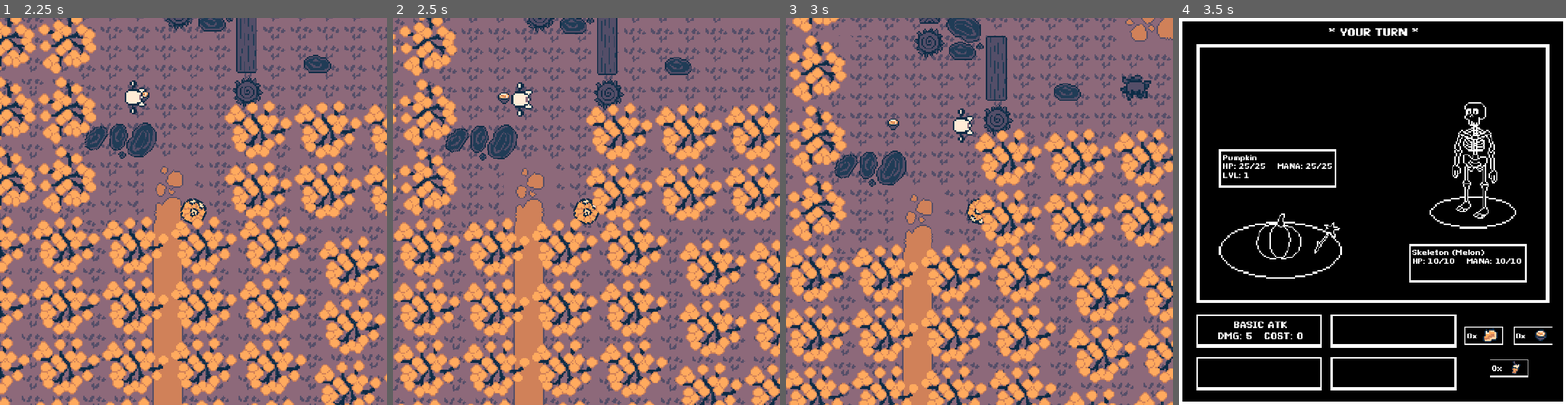
Above: before the commit, frames 1-4 (left to right).
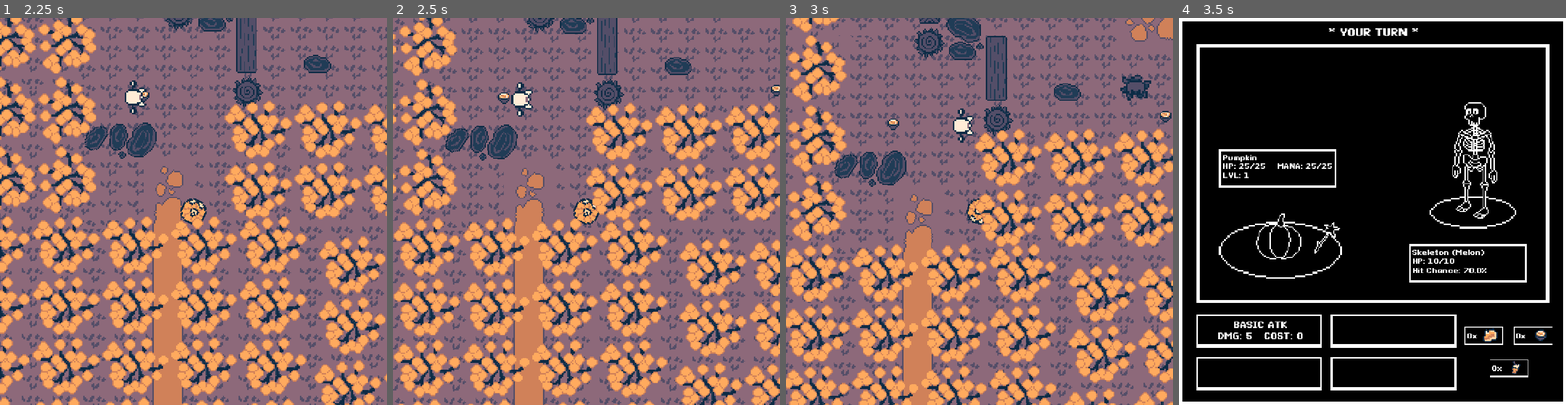
Above: after the commit, the same moments.

Repository: QuoteGenerator/Jame_Gam_Halloween
Game: Godot game, scene res://area_2.tscn
Same seed, same stepped clock (60 frames per second), same inputs: the game is played once before the commit and once after it. This scene is started directly instead of the project's main scene.
Inputs (mouse positions are in pixels of both pictures, inside the frame that each line leads up to):
- Up to frame 1 (2.25 s): move the mouse to (278, 192) at 0.52 s; hold D 0.53-1.28 s; tap E (Interact) at 0.6, 1.35, 2.1 s; move the mouse to (116, 230) at 1.27 s; hold S 1.28-2.03 s; move the mouse to (232, 126) at 2.02 s; hold D from 2.03 s (still down)
- Up to frame 2 (2.5 s): keep holding D
- Up to frame 3 (3 s): move the mouse to (960, 288) at 2.77 s; release D at 2.78 s; hold W from 2.78 s (still down); tap E (Interact) at 2.85 s
- Up to frame 4 (3.5 s): keep holding W

Frame 1 is identical in both runs. In frame 2, less than 0.1% of the frame differs, in the area x 97-100%, y 17-21%; in frame 3, less than 0.1%; in frame 4, 0.2%, in the area x 60-89%, y 62-66%.

Commit message:
chance hit and normal and hard configurations

Diff:
--- a/Jame_GAM_HALLOWEN_FIX/jame-gam-halloween/Scripts/combat_ui.gd
+++ b/Jame_GAM_HALLOWEN_FIX/jame-gam-halloween/Scripts/combat_ui.gd
@@ -153,8 +153,8 @@
 		return
 
 	enemyStatsLabel.text = \
-	"HP: " + str(current_enemy.health) + "/" + str(current_enemy.max_health) + "    "\
-	+ "MANA: " + str(current_enemy.mana) + "/" + str(current_enemy.max_mana)
+	"HP: " + str(current_enemy.health) + "/" + str(current_enemy.max_health) + "\n"\
+	+ "Hit Chance: " + str(current_enemy.hit_chance * 100) + "%"
 
 	Enemy_Attack()
 
@@ -261,8 +261,10 @@
 
 		await animationEnemyPlayer.animation_finished
 
-		current_player.health -= 5
-		GameState.player_health -= 5
+		if(randf_range(0,1) < current_enemy.hit_chance):
+			current_player.health -= 5
+			GameState.player_health -= 5
+
 		playersTurn = true
 		enemysTurn = false
 		update_player_stats()
--- a/Jame_GAM_HALLOWEN_FIX/jame-gam-halloween/Scripts/enemy.gd
+++ b/Jame_GAM_HALLOWEN_FIX/jame-gam-halloween/Scripts/enemy.gd
@@ -8,6 +8,9 @@
 @export var max_health: int = 100
 @export var hard_health = 100
 @export var hard_max_health = 100
+@export var hit_chance = 1.0
+
+@export var hard_hit_chance = 1.0
 
 @export var mana: int = 15
 @export var max_mana: int = 15
@@ -17,6 +20,12 @@
 @onready var detection_area: Area2D = $DetectionArea
 
 func _ready() -> void:
+
+	if GameState.difficulty == "hard":
+		health = hard_health
+		max_health = hard_max_health
+		hit_chance = hard_hit_chance
+
 	detection_area.body_entered.connect(_on_body_entered)
 	detection_area.body_exited.connect(_on_body_exited)
 
--- a/Jame_GAM_HALLOWEN_FIX/jame-gam-halloween/Scripts/milestone2.gd
+++ b/Jame_GAM_HALLOWEN_FIX/jame-gam-halloween/Scripts/milestone2.gd
@@ -33,7 +33,7 @@
 
 
 func _on_wind_card_1_pressed() -> void:
-	GameState.player_moveset["S3"] = "GUST\nDMG: 7  COST: 10  HIT%: 70"
+	GameState.player_moveset["S3"] = "GUST\nDMG: 8  COST: 10  HIT%: 70"
 	GameState.move_milestone_2_completed = true
 	GameState.gust_picked = true
 	GameState.move2_selected.emit()
--- a/Jame_GAM_HALLOWEN_FIX/jame-gam-halloween/area_1.tscn
+++ b/Jame_GAM_HALLOWEN_FIX/jame-gam-halloween/area_1.tscn
@@ -208,6 +208,7 @@
 texture = ExtResource("3_weo7h")
 region_enabled = true
 region_rect = Rect2(0, 0, 550, 867.23)
+metadata/_edit_lock_ = true
 
 [node name="Path" type="Sprite2D" parent="." unique_id=716328072]
 position = Vector2(-3, -272.25)
@@ -302,6 +303,9 @@
 
 [node name="GhostEnemy" parent="." unique_id=845605063 instance=ExtResource("13_r2afo")]
 position = Vector2(-78, 28)
+hard_health = 10
+hard_max_health = 10
+hit_chance = 0.7
 enemy_name = "Ghost (Aleks)"
 
 [node name="pumpkin_spice_latte" parent="." unique_id=870276362 instance=ExtResource("14_th8es")]
@@ -313,6 +317,7 @@
 max_health = 5
 hard_health = 10
 hard_max_health = 10
+hard_hit_chance = 0.8
 enemy_name = "Skeleton (Ella)"
 
 [node name="CombatUI" parent="." unique_id=111705774 instance=ExtResource("16_ayu7x")]
--- a/Jame_GAM_HALLOWEN_FIX/jame-gam-halloween/area_2.tscn
+++ b/Jame_GAM_HALLOWEN_FIX/jame-gam-halloween/area_2.tscn
@@ -18,6 +18,7 @@
 [ext_resource type="PackedScene" uid="uid://mv1w0so7hbf1" path="res://treestump.tscn" id="15_e2j2b"]
 [ext_resource type="PackedScene" uid="uid://beokwlpeuu3o0" path="res://pumpkin_spice_latte.tscn" id="17_3opce"]
 [ext_resource type="PackedScene" uid="uid://drk3f3b55nuev" path="res://zombie.tscn" id="18_3opce"]
+[ext_resource type="Texture2D" uid="uid://kay1mmbidjs2" path="res://Assets/Sprites/Consumables/pumpkin_soup.png" id="19_vurkv"]
 
 [sub_resource type="RectangleShape2D" id="RectangleShape2D_g4v7s"]
 size = Vector2(222, 129)
@@ -253,6 +254,7 @@
 texture = ExtResource("3_nenjx")
 region_enabled = true
 region_rect = Rect2(0, 0, 932.615, 867.23)
+metadata/_edit_lock_ = true
 
 [node name="Path" type="Sprite2D" parent="." unique_id=1388812036]
 z_index = -4096
@@ -349,6 +351,8 @@
 max_health = 10
 hard_health = 15
 hard_max_health = 15
+hit_chance = 0.7
+hard_hit_chance = 0.9
 enemy_name = "Skeleton (Melon)"
 
 [node name="treestump" parent="." unique_id=148929270 instance=ExtResource("15_e2j2b")]
@@ -363,10 +367,9 @@
 [node name="GhostEnemy" parent="." unique_id=1587126569 instance=ExtResource("13_e2j2b")]
 position = Vector2(165, -90)
 scale = Vector2(1.4000001, 1.4000001)
-health = 15
-max_health = 15
 hard_health = 15
 hard_max_health = 15
+hit_chance = 0.5
 enemy_name = "Ghost (Toast)"
 
 [node name="pumpkin_spice_latte" parent="." unique_id=870276362 instance=ExtResource("17_3opce")]
@@ -417,6 +420,10 @@
 max_mana = 15
 enemy_name = "Zombie (Brain)"
 
+[node name="PumpkinSoup" type="Sprite2D" parent="." unique_id=1139758955]
+position = Vector2(188, 42)
+texture = ExtResource("19_vurkv")
+
 [connection signal="body_entered" from="Scene_Switch" to="Scene_Switch" method="_on_body_entered"]
 [connection signal="body_exited" from="Scene_Switch" to="Scene_Switch" method="_on_body_exited"]
 [connection signal="timeout" from="Timer" to="Scene_Switch" method="_on_timer_timeout"]
--- a/Jame_GAM_HALLOWEN_FIX/jame-gam-halloween/area_3.tscn
+++ b/Jame_GAM_HALLOWEN_FIX/jame-gam-halloween/area_3.tscn
@@ -16,6 +16,7 @@
 [ext_resource type="PackedScene" uid="uid://ckiiat4ysplny" path="res://ghost.tscn" id="14_2fqny"]
 [ext_resource type="PackedScene" uid="uid://dejoqp57xlvc" path="res://skeleton.tscn" id="15_85wqg"]
 [ext_resource type="PackedScene" uid="uid://drk3f3b55nuev" path="res://zombie.tscn" id="16_e6mn2"]
+[ext_resource type="PackedScene" uid="uid://dsm14bv6t17br" path="res://pumpkin_pie.tscn" id="17_7qnuv"]
 
 [sub_resource type="RectangleShape2D" id="RectangleShape2D_k2lr6"]
 size = Vector2(28, 212)
@@ -255,6 +256,7 @@
 texture = ExtResource("3_k2lr6")
 region_enabled = true
 region_rect = Rect2(0, 0, 932.615, 867.23)
+metadata/_edit_lock_ = true
 
 [node name="Path" type="Sprite2D" parent="." unique_id=296405827]
 z_index = -4096
@@ -368,10 +370,12 @@
 
 [node name="GhostEnemy" parent="." unique_id=845605063 instance=ExtResource("14_2fqny")]
 position = Vector2(-39, -45)
-health = 5
-max_health = 5
+health = 20
+max_health = 20
 hard_health = 5
 hard_max_health = 5
+hit_chance = 0.1
+hard_hit_chance = 0.2
 enemy_name = "Ghost (Grill)"
 
 [node name="SkeletonEnemy" parent="." unique_id=1071752477 instance=ExtResource("15_85wqg")]
@@ -382,6 +386,8 @@
 max_health = 10
 hard_health = 10
 hard_max_health = 10
+hit_chance = 0.5
+hard_hit_chance = 0.6
 mana = 5
 max_mana = 5
 enemy_name = "Cool Skeleton (Tom)"
@@ -411,12 +417,16 @@
 
 [node name="zombie" parent="." unique_id=767436491 instance=ExtResource("16_e6mn2")]
 position = Vector2(31, -148)
-health = 10
-max_health = 10
+max_health = 5
+hard_health = 10
+hard_max_health = 10
 mana = 25
 max_mana = 25
 enemy_name = "Zombie (Toes)"
 
+[node name="pumpkin_pie" parent="." unique_id=383099381 instance=ExtResource("17_7qnuv")]
+position = Vector2(86, -92)
+
 [connection signal="body_entered" from="Scene_Switch" to="Scene_Switch" method="_on_body_entered"]
 [connection signal="body_exited" from="Scene_Switch" to="Scene_Switch" method="_on_body_exited"]
 [connection signal="timeout" from="Timer" to="Scene_Switch" method="_on_timer_timeout"]
